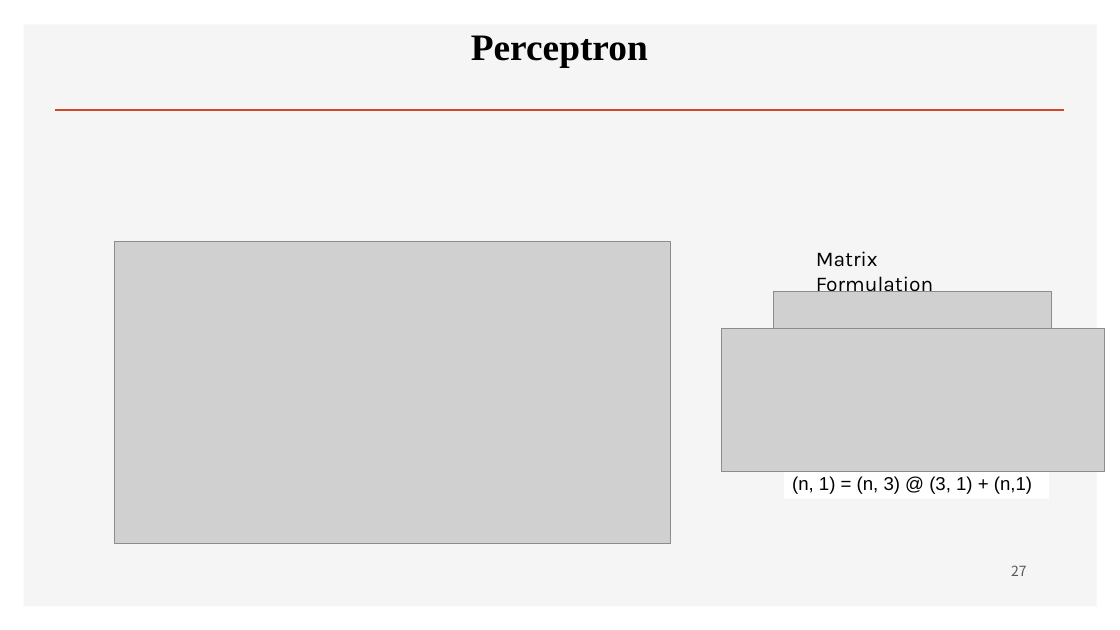
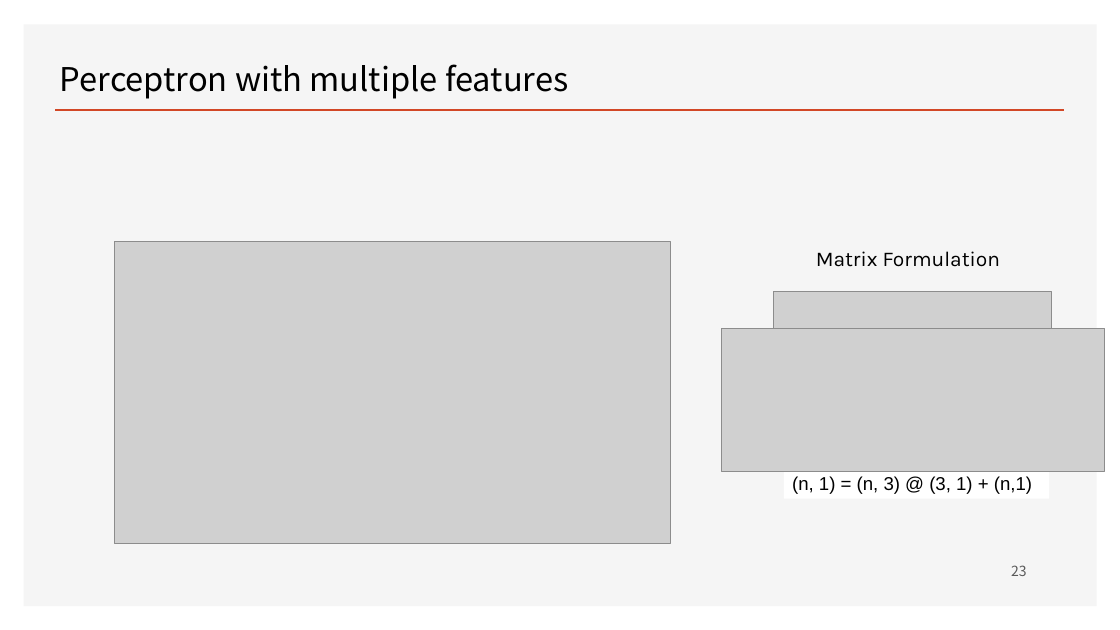
Before and after one commit to ancestor9/mathematics-for-machine-learning, a slide deck: slide 23 of w4_Perceptron_Regression.pptx (slide 27 before the commit). Drawn at 1120x630 pixels with LibreOffice and Linux fonts; fonts in the diff are those of the drawing; grey boxes stand for pictures; background and template pictures are left out. Boxes give left, top, right and bottom in pixels: in the first picture for what was removed or moved away, otherwise in the second. Text is boxed around its words. In the diff, an @@ line names an element or a change of style, - is before the commit and + after.

```diff
--- a/w4_Perceptron_Regression.pptx
+++ b/w4_Perceptron_Regression.pptx
@@ text at <box>60,64,568,99</box>: text changed; size 32 to 28 pt; font Times New Roman to Noto Sans CJK KR; bold off @@
-Perceptron
+Perceptron with multiple features
@@ text "Matrix Formulation" rewrapped from <box>816,251,933,292</box> to <box>816,251,1000,267</box> @@
@@ page number at <box>1011,565,1027,576</box>: text changed @@
-27
+23
```
Also in this commit, not shown: 20 other slides changed, 5 slides removed.
